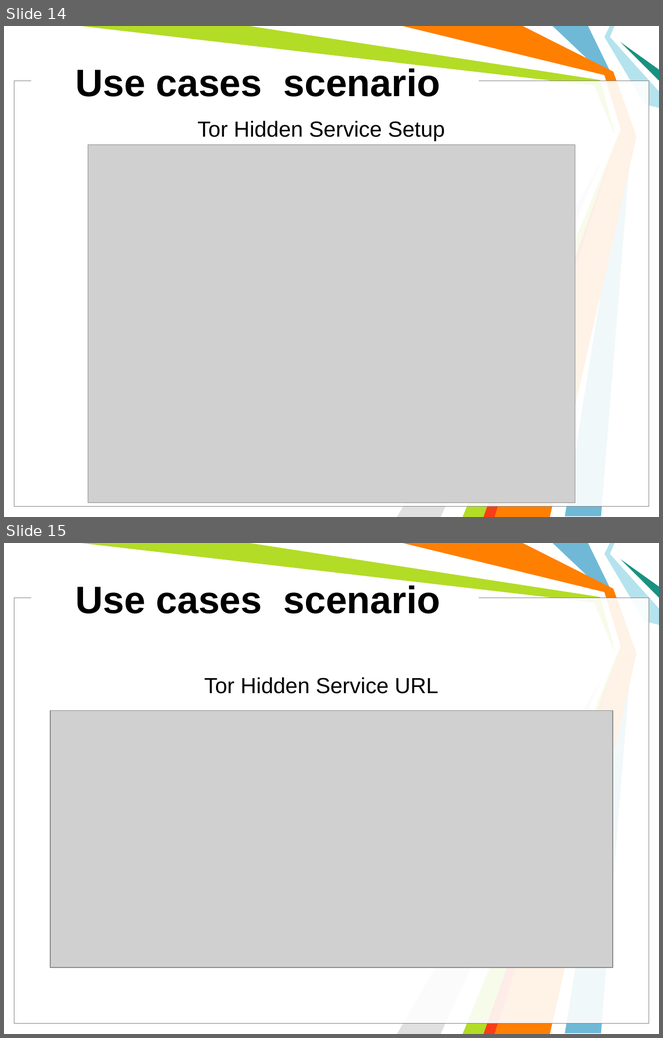
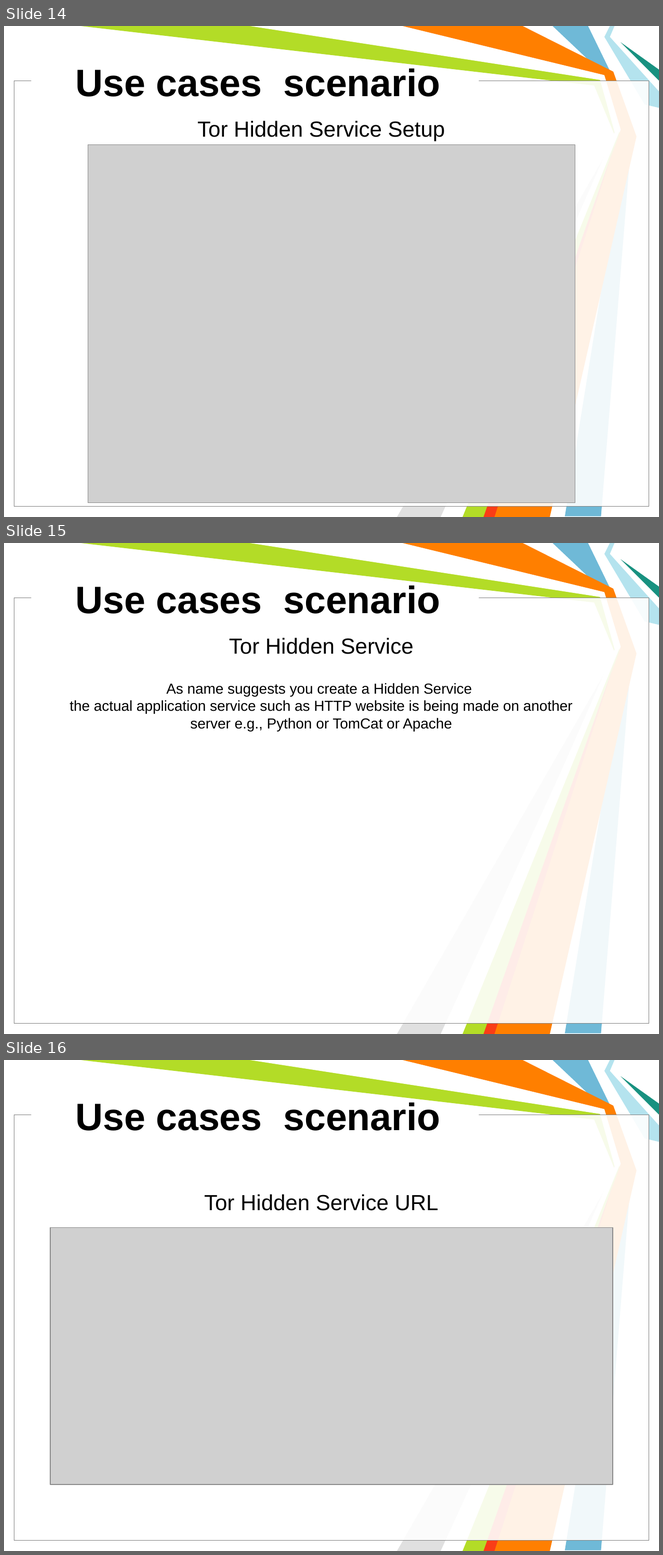
Before and after one commit to michailmarkou1995/BSc-Computer-Science-Projects, a slide deck: COMPUTER AND NETWORK SECURITY (CN6003)/Encryption_Tools_Presentation.pptx. Shown one above the other, each under a label of ours: slides 14 and 15 before the commit, slides 14, 15 and 16 after it. The pictures are 663x1038 and 663x1555 pixels, drawn with LibreOffice and Linux fonts; fonts in the diff are those of the drawing; grey boxes stand for pictures; background and template pictures are left out. Boxes give left, top, right and bottom in pixels: in the first picture for what was removed or moved away, otherwise in the second. Text is boxed around its words. In the diff, an @@ line names an element or a change of style, - is before the commit and + after.

```diff
--- a/COMPUTER AND NETWORK SECURITY (CN6003)/Encryption_Tools_Presentation.pptx
+++ b/COMPUTER AND NETWORK SECURITY (CN6003)/Encryption_Tools_Presentation.pptx
@@ slide 15 added at (x1=4, y1=543, x2=659, y2=1034), background #FFFFFF; not listed: 11 template elements that a slide beside it also shows @@
@@ title added at (x1=75, y1=583, x2=440, y2=614), 42 pt, text #000000, bold @@
+Use cases scenario
@@ text added at (x1=229, y1=638, x2=414, y2=654), 24 pt, text #000000 @@
+Tor Hidden Service
@@ text added at (x1=70, y1=683, x2=573, y2=731), 16 pt, text #000000 @@
+As name suggests you create a Hidden Service
+the actual application service such as HTTP website is being made on another server e.g., Python or TomCat or Apache
@@ what was slide 15 is now slide 16 @@
```
